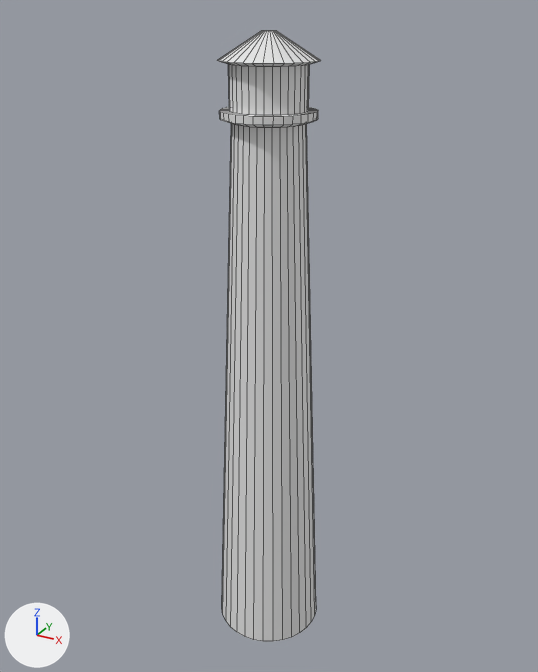
An edit to the FBX model master/Assets/Models/lighthouse.fbx, drawn before and after from the same camera.
Before and after are seen from a camera (50 mm lens) standing at (5.89, -10.71, 11.59) and looking at (-0.1, 0.19, 6.14). Arrows for +X, +Y and +Z are at lower left; the lights stay in place. Mesh edges are drawn as thin lines. Where no turn or scale is listed for an object, it has been applied to the vertices.

In view in the first picture: 'Lighthouse'.
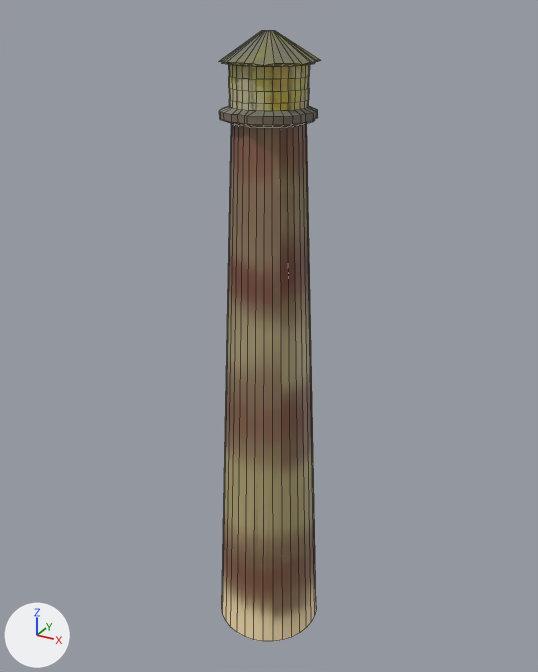
Boxes (x1, y1, x2, y2) around the edits, measured in the pictures (538 x 672 px):
'Lighthouse', reshaped: before (217, 30, 321, 641); after (219, 30, 320, 641)
part 1 of me_cylinder, built on: before (217, 30, 321, 128); after (219, 30, 320, 128)
part 2 of me_cylinder, recoloured (grey to brown): (219, 111, 316, 641) in both

The edits, one by one:
Picture 'lighthouse_tex.png' (img_lighthouse_tex_png) is new.
Material 'Material.001' (mat_material_001) is new.
Its texture is img_lighthouse_tex_png.
me_cylinder is used by ob_lighthouse; location (0.0, 0.0, 0.0).
me_cylinder had 256 vertices, 226 faces and spanned x -1.0..1.0, y -1.0..1.0, z 0.0..11.28.
me_cylinder now has 352 vertices, 321 faces and spans x -1.0..1.0, y -1.0..1.0, z 0.0..11.28.
Part 1, on me_cylinder:
36 faces are deleted.
27 vertices in x -0.63..0.63, y -0.58..0.63, z 10.12 move by (0.0, 0.0, 0.06).
5 vertices in x -0.24..0.61, y -0.63..-0.12, z 10.12 move by (0.0, 0.0, 0.52).
4 vertices in x 0.08..0.44, y 0.0..0.66, z 10.86..11.28 move by (-0.02, -0.01, 0.0).
41 vertices move from x -0.8..0.8, y -0.8..0.78, z 10.0..11.28 to x -0.77..0.78, y -0.77..0.76, z 10.0..11.28.
27 new vertices lie (0.0, 0.0, -0.17) away from vertices in x -0.63..0.63, y -0.58..0.63, z 10.81.
32 new vertices lie (0.0, 0.0, -0.18) away from vertices in x -0.63..0.63, y -0.63..0.63, z 10.12..10.64.
32 new vertices lie (0.0, 0.0, -0.17) away from vertices in x -0.63..0.63, y -0.63..0.63, z 10.46.
5 new vertices lie (0.0, 0.0, -0.11) away from vertices in x -0.24..0.61, y -0.63..-0.12, z 10.29.
132 new faces join them.
me_cylinder part 2: 189 faces spanning x -1.0..1.0, y -1.0..1.0, z 0.0..11.28 switch from no material to mat_material_001 (picture img_lighthouse_tex_png).
